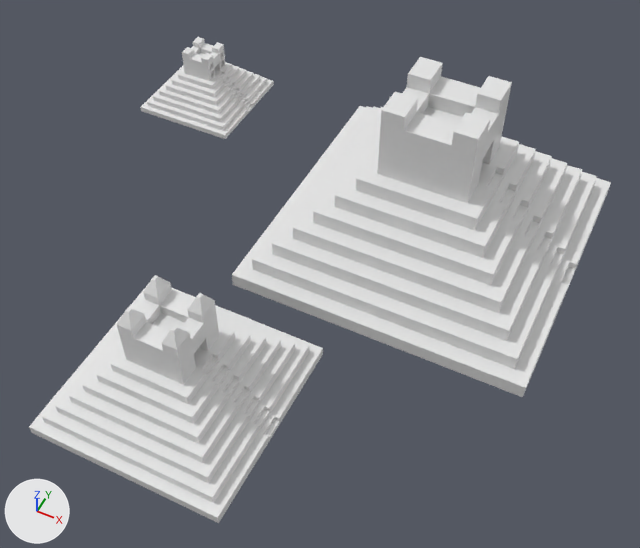
Before and after pictures for a commit that changed the Blender file pyramid.blend.
The view is the same before and after, from a 50 mm camera at (12.5, -42.1, 44.5) aimed at (-4.9, -7.3, 0.9). The axes (+X, +Y, +Z) are drawn at lower left. The lights are the same throughout.
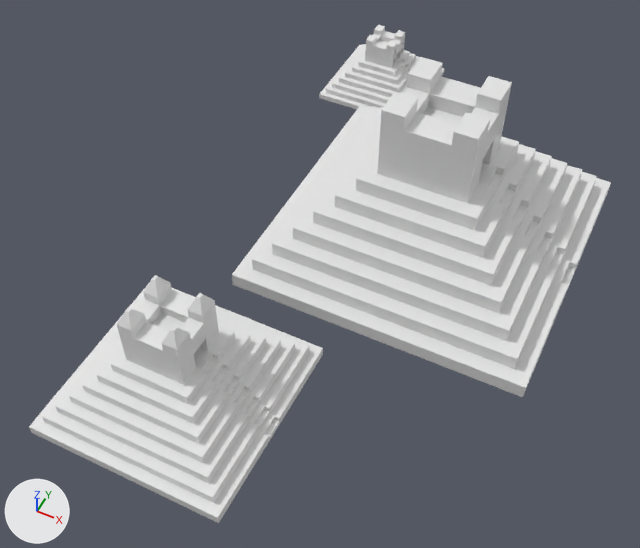
Commit message: move small pyramid

Boxes [x1, y1, x2, y2] around the edits, measured in the pictures (640 x 548 px):
'Cube.002', moved: before [140, 37, 274, 139]; after [319, 25, 444, 109]

Edits to the bpy script that builds the scene:
```text
Change ob_cube_002:
    ob_cube_002.location: (-22.49, 7.29, -0.61) -> (-10.31, 15.32, -0.61)
```
